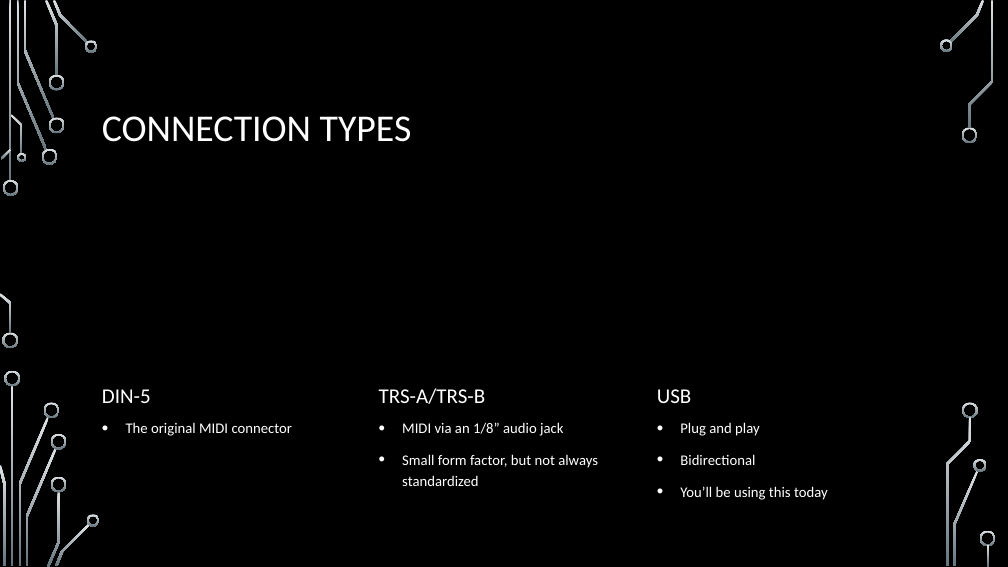
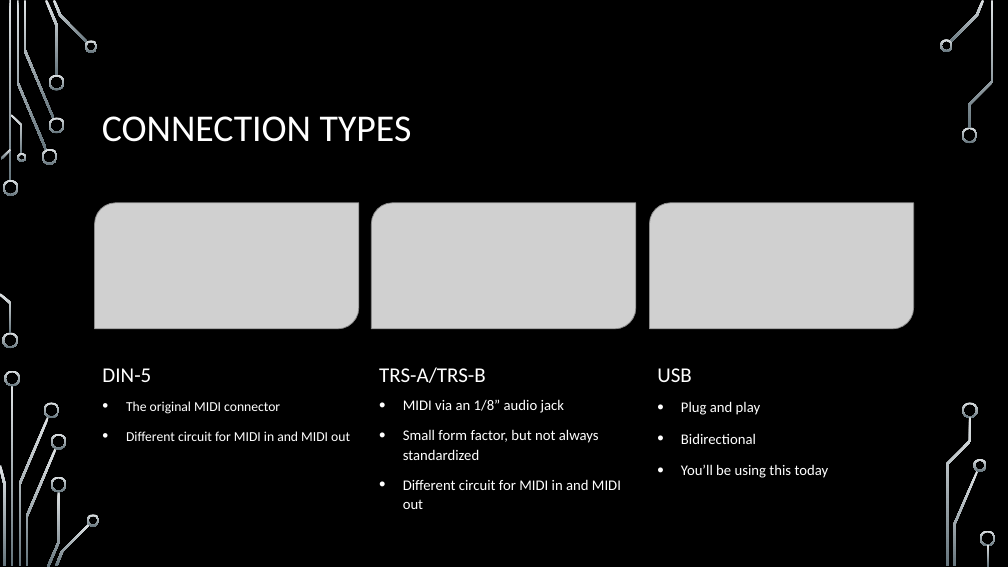
Before and after one commit to BlitzCityDIY/CircuitPython-Bluefruit-MIDI-Demos, a slide deck: slide 4 of Using MIDI with CircuitPython Slides.pptx. Drawn at 1008x567 pixels with LibreOffice and Linux fonts; fonts in the diff are those of the drawing; grey boxes stand for pictures; background and template pictures are left out. Boxes give left, top, right and bottom in pixels: in the first picture for what was removed or moved away, otherwise in the second. Text is boxed around its words. In the diff, an @@ line names an element or a change of style, - is before the commit and + after.

```diff
--- a/Using MIDI with CircuitPython Slides.pptx
+++ b/Using MIDI with CircuitPython Slides.pptx
@@ picture added at [95, 203, 358, 329] @@
@@ picture added at [371, 203, 636, 329] @@
@@ picture added at [650, 203, 913, 329] @@
@@ 6 texts: place and size @@
-6 texts at [102, 388, 828, 500]
+6 texts at [102, 367, 829, 509]
@@ text at [126, 401, 280, 414]: size 14 to 12.9 pt in "The original MIDI connector" @@
@@ text at [403, 399, 599, 460]: line spacing 1.2 to 1.1 @@
@@ text at [126, 431, 350, 441]: paragraph added @@
+• Different circuit for MIDI in and MIDI out
@@ text at [403, 479, 621, 509]: paragraph added @@
+• Different circuit for MIDI in and MIDI out
```
Also in this commit, not shown: 8 other slides changed, 2 other files.
